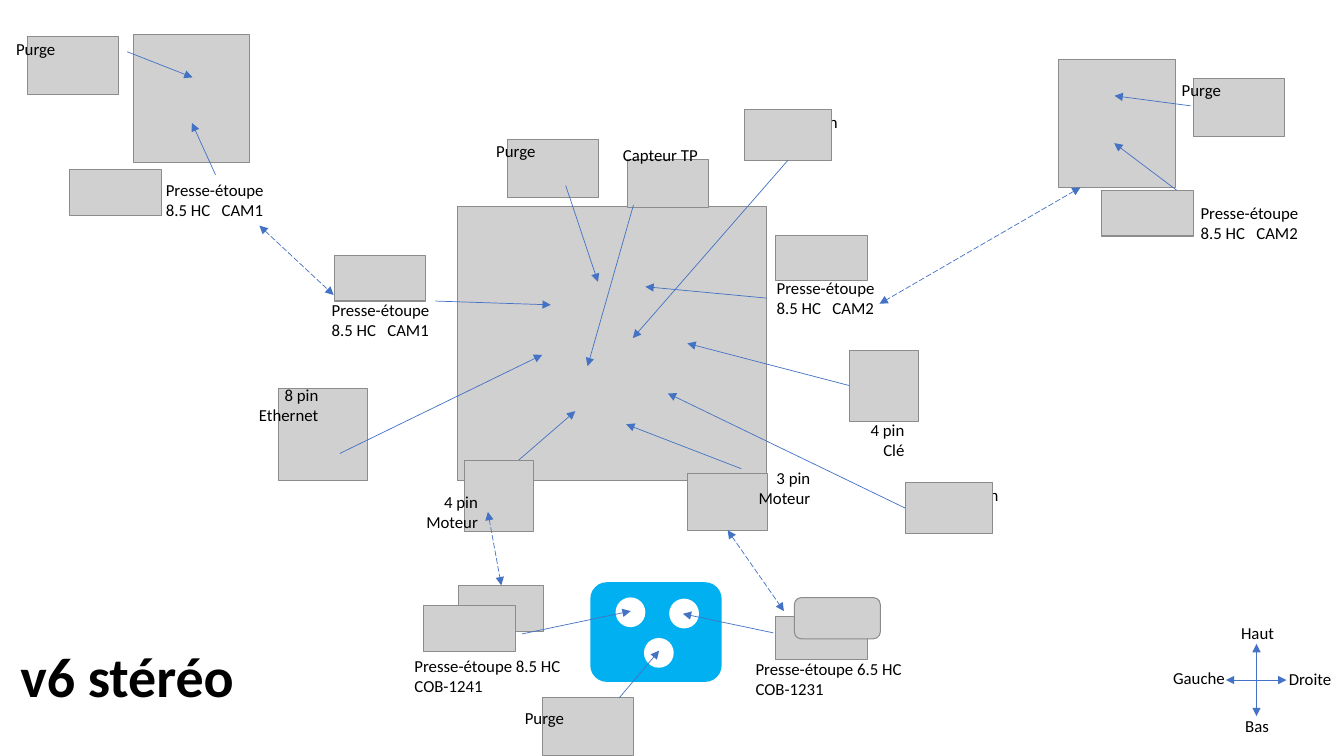
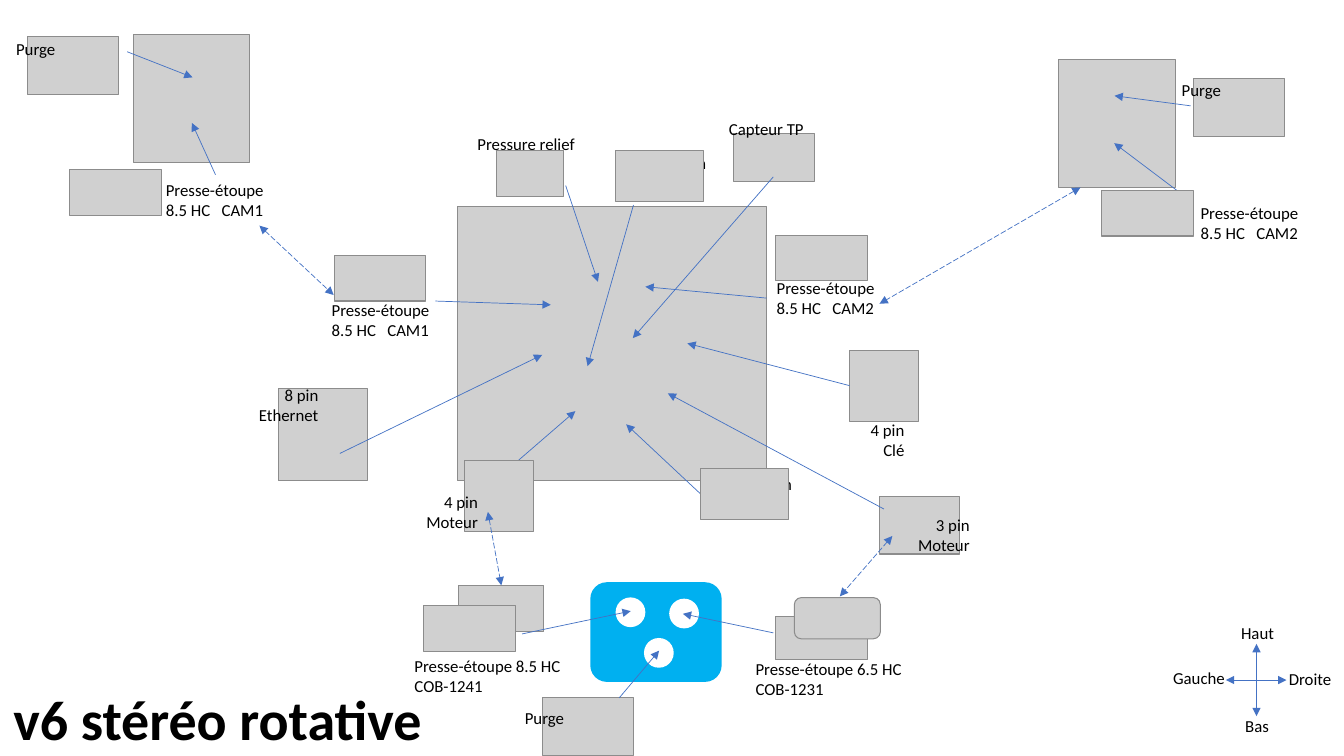
Before and after one commit to KonkArLab/KOSMOS, a slide deck: slide 1 of docs/doc/kosmosV5/VueGeneraleConnectiques.pptx (slide 2 before the commit). Drawn at 1344x756 pixels with LibreOffice and Linux fonts; fonts in the diff are those of the drawing; grey boxes stand for pictures. Boxes give left, top, right and bottom in pixels: in the first picture for what was removed or moved away, otherwise in the second. Text is boxed around its words. In the diff, an @@ line names an element or a change of style, - is before the commit and + after.

```diff
--- a/docs/doc/kosmosV5/VueGeneraleConnectiques.pptx
+++ b/docs/doc/kosmosV5/VueGeneraleConnectiques.pptx
@@ text "Capteur TP": place and size @@
-text "Capteur TP" at (623,147,698,165)
+text "Capteur TP" at (729,122,804,140)
@@ text at (477,138,575,154): text changed @@
-Purge
+Pressure relief
@@ picture removed at (508,139,599,198) @@
@@ rectangle "Bouchon": place and size @@
-rectangle "Bouchon" at (777,115,837,133)
+rectangle "Bouchon" at (636,148,718,178)
@@ picture: place and size @@
-picture at (628,159,709,208)
+picture at (734,134,815,182)
@@ picture added at (497,150,564,197) @@
@@ picture: place and size @@
-picture at (744,110,832,160)
+picture at (616,150,704,201)
@@ arrow moved from (788, 160) - (633, 338) to (773, 177) - (633, 338) @@
@@ arrow moved from (905, 508) - (668, 393) to (884, 509) - (668, 393) @@
@@ arrow moved from (741, 469) - (626, 424) to (701, 494) - (626, 424) @@
@@ picture: place and size @@
-picture at (905,483,993,533)
+picture at (701,469,788,519)
@@ text "Bouchon": place and size @@
-text "Bouchon" at (938,488,998,506)
+text "Bouchon" at (732,476,792,494)
@@ picture: place and size @@
-picture at (688,473,767,530)
+picture at (880,497,960,555)
@@ double arrow moved from (728, 530) - (784, 611) to (892, 536) - (840, 597) @@
@@ text "3 pin": place and size @@
-text "3 pin" at (759,472,811,508)
+text "3 pin" at (918,518,970,556)
@@ text at (13,700,421,741): text changed @@
-v6 stéréo
+v6 stéréo rotative
```
Also in this commit, not shown: 3 other slides changed, 2 other files.
